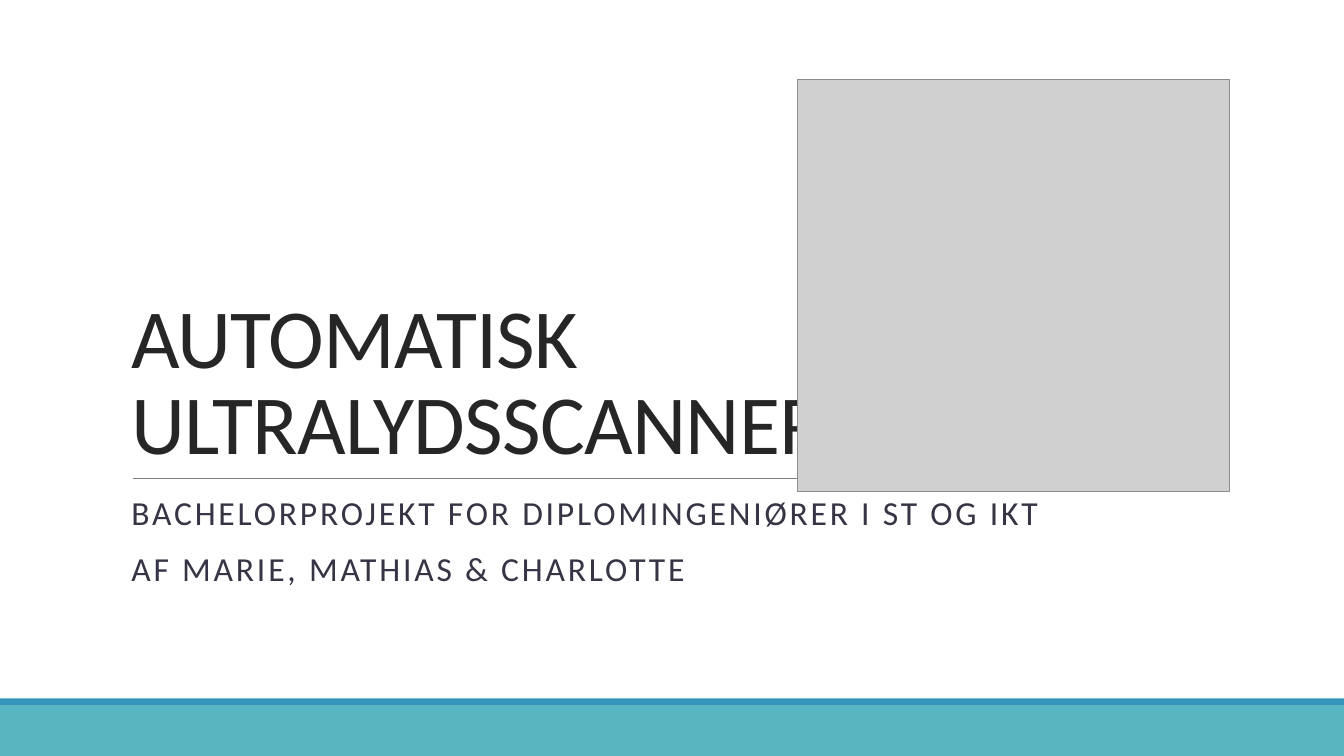
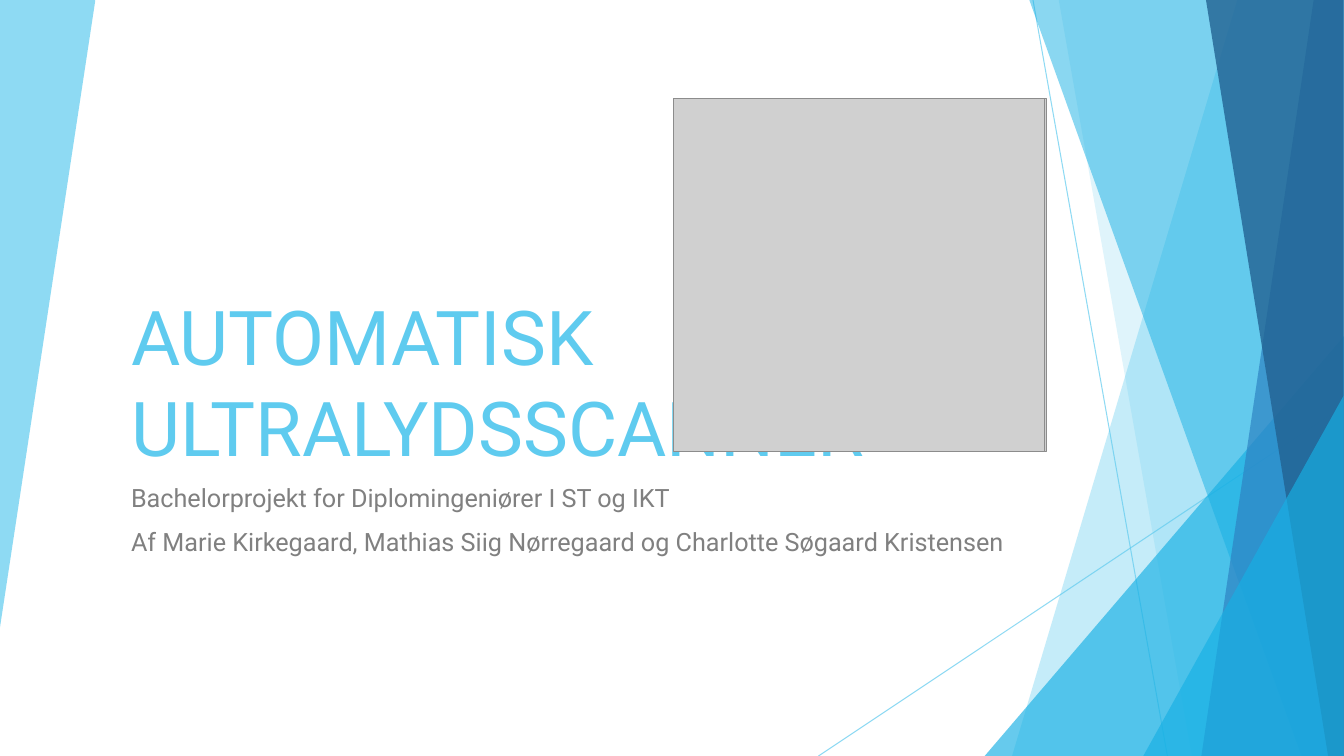
Before and after one commit to zeroregard/Automatic-Sonography, a slide deck: slide 1 of Præsentation_Eksamen.pptx. Drawn at 1344x756 pixels with LibreOffice and Linux fonts; fonts in the diff are those of the drawing; grey boxes stand for pictures. Boxes give left, top, right and bottom in pixels: in the first picture for what was removed or moved away, otherwise in the second. Text is boxed around its words. In the diff, an @@ line names an element or a change of style, - is before the commit and + after.

```diff
--- a/Præsentation_Eksamen.pptx
+++ b/Præsentation_Eksamen.pptx
@@ picture added at [674,98,1045,452] @@
@@ picture: place and size @@
-picture at [799,80,1230,491]
+picture at [676,98,1047,452]
@@ title "AUTOMATISK ULTRALYDSSCANNER" at [131,310,864,457]: size 60 to 54 pt, font Calibri to Roboto, text colour #262626 to #5FCBEF, letter spacing -0.5 to 0 pt; line spacing 0.85 to 1 @@
@@ group added at [0,0,1344,756]: 6 freeform shapes, 2 lines, 2 triangles @@
@@ line removed from (133, 479) to (1222, 479) @@
@@ subtitle at [131,488,1003,556]: text changed; size 24 to 18 pt; font Calibri to Roboto; text colour #373545 to #808080 @@
-BACHELORPROJEKT FOR DIPLOMINGENIØRER I ST OG IKT
-AF MARIE, MATHIAS & CHARLOTTE
+Bachelorprojekt for Diplomingeniører I ST og IKT
+Af Marie Kirkegaard, Mathias Siig Nørregaard og Charlotte Søgaard Kristensen
@@ rectangle removed at [0,706,1344,756] @@
@@ rectangle removed at [0,699,1344,706] @@
```
Also in this commit, not shown: 12 other slides changed, 1 slide added, 1 slide removed, 1 other file.
